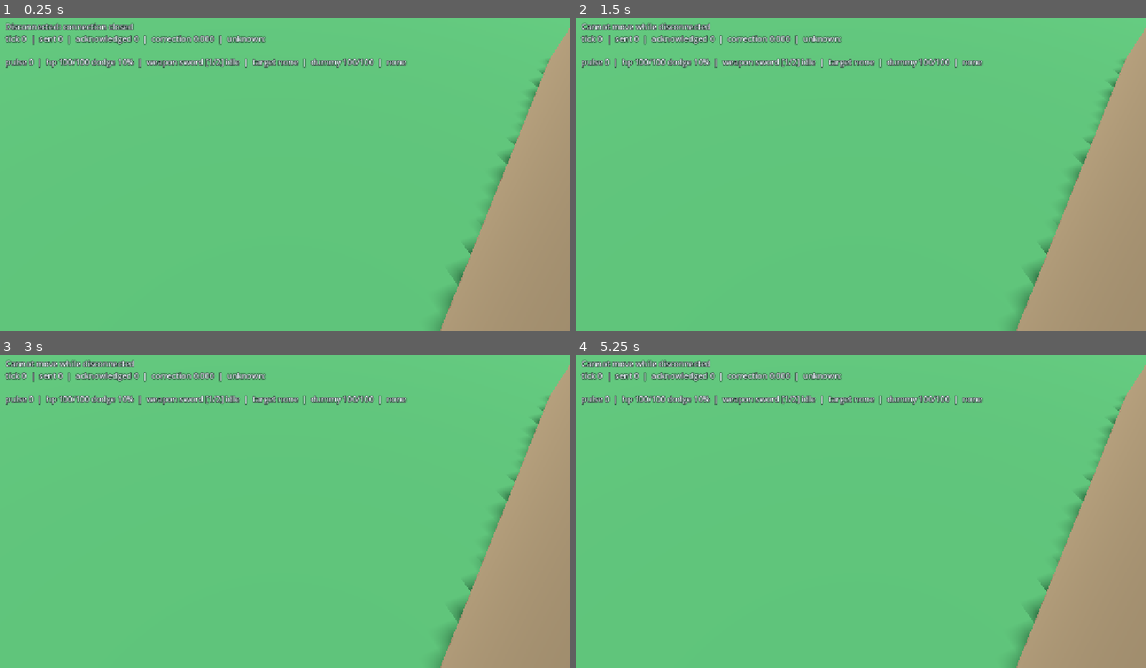
Above: before the commit, frames 1-4 (two rows, left to right).
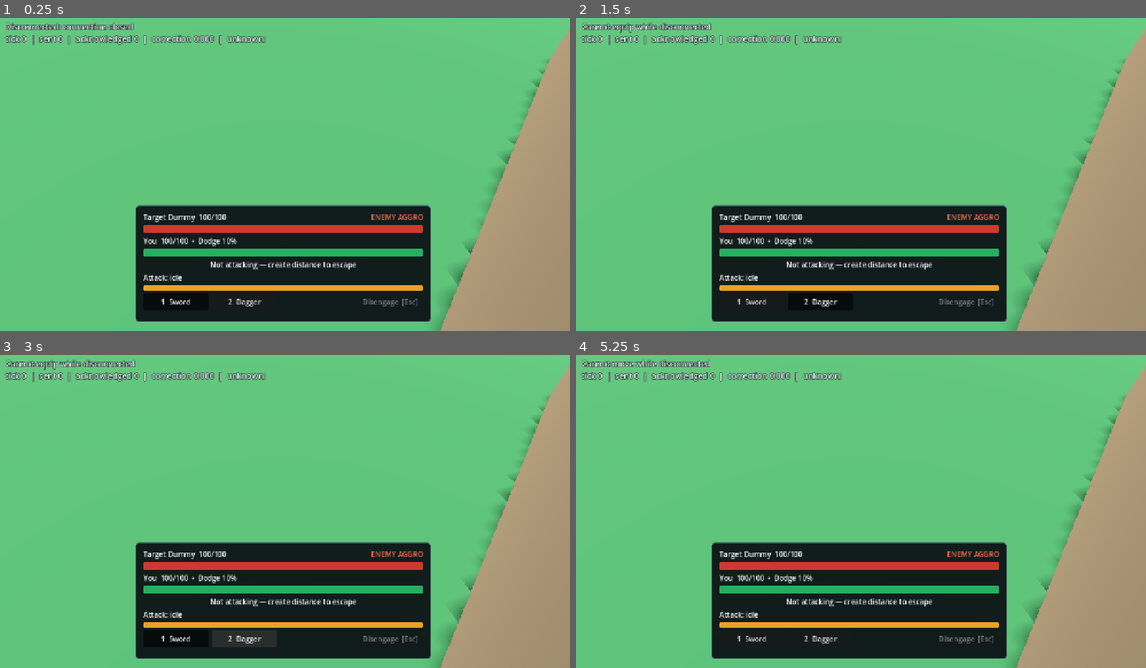
Above: after the commit, the same moments.

Repository: mywyau/arcana
Game: Godot game, scene res://scenes/main.tscn
Same seed, same stepped clock (60 frames per second), same inputs: the game is played once before the commit and once after it.
Inputs (mouse positions are in pixels of both pictures, inside the frame that each line leads up to):
- Up to frame 1 (0.25 s): no input
- Up to frame 2 (1.5 s): click (752, 302) at 0.5 s, where only the run after the commit has a clickable "1 Sword"; click (821, 302) at 1.25 s, where only the run after the commit has a clickable "2 Dagger"
- Up to frame 3 (3 s): click (176, 639) at 2 s, where only the run after the commit has a clickable "1 Sword"; click (245, 639) at 2.75 s, where only the run after the commit has a clickable "2 Dagger"
- Up to frame 4 (5.25 s): click (752, 639) at 3.5 s, where only the run after the commit has a clickable "1 Sword"; click (821, 639) at 4.25 s, where only the run after the commit has a clickable "2 Dagger"; tap Enter at 5 s; move the mouse to (986, 489) at 5.02 s; tap 1 at 5.1 s; click (986, 489) at 5.17 s

The runs differ from the first frame. In frame 1, 21% of the frame differs, in the area x 1-76%, y 12-98%; in frame 2, 21%, in the area x 1-76%, y 1-98%; in frame 3, 21%; in frame 4, 21%.

Commit message:
implement hud

Diff:
--- a/client/scenes/main.tscn
+++ b/client/scenes/main.tscn
@@ -87,6 +87,46 @@
 font_color = Color(0.95, 0.97, 1, 1)
 outline_size = 5
 outline_color = Color(0.04, 0.06, 0.08, 0.85)
+
+[sub_resource type="StyleBoxFlat" id="HUDPanelStyle"]
+bg_color = Color(0.035, 0.055, 0.075, 0.92)
+border_width_left = 2
+border_width_top = 2
+border_width_right = 2
+border_width_bottom = 2
+border_color = Color(0.24, 0.31, 0.37, 0.95)
+corner_radius_top_left = 8
+corner_radius_top_right = 8
+corner_radius_bottom_right = 8
+corner_radius_bottom_left = 8
+
+[sub_resource type="StyleBoxFlat" id="HUDBarBackground"]
+bg_color = Color(0.08, 0.1, 0.12, 0.95)
+corner_radius_top_left = 4
+corner_radius_top_right = 4
+corner_radius_bottom_right = 4
+corner_radius_bottom_left = 4
+
+[sub_resource type="StyleBoxFlat" id="PlayerHealthFill"]
+bg_color = Color(0.16, 0.68, 0.38, 1)
+corner_radius_top_left = 4
+corner_radius_top_right = 4
+corner_radius_bottom_right = 4
+corner_radius_bottom_left = 4
+
+[sub_resource type="StyleBoxFlat" id="TargetHealthFill"]
+bg_color = Color(0.82, 0.22, 0.18, 1)
+corner_radius_top_left = 4
+corner_radius_top_right = 4
+corner_radius_bottom_right = 4
+corner_radius_bottom_left = 4
+
+[sub_resource type="StyleBoxFlat" id="CooldownFill"]
+bg_color = Color(0.92, 0.63, 0.15, 1)
+corner_radius_top_left = 4
+corner_radius_top_right = 4
+corner_radius_bottom_right = 4
+corner_radius_bottom_left = 4
 
 [node name="Main" type="Node3D" unique_id=92871911]
 script = ExtResource("1_main")
@@ -236,13 +276,110 @@
 text = "tick 0  |  sent 0  |  acknowledged 0  |  correction 0.000  |  unknown:"
 label_settings = SubResource("StatusLabelSettings")
 
-[node name="CombatMargin" type="MarginContainer" parent="UI" unique_id=847918071]
-offset_top = 94.0
-offset_right = 1280.0
-offset_bottom = 144.0
-theme_override_constants/margin_left = 20
-
-[node name="Combat" type="Label" parent="UI/CombatMargin" unique_id=15976531]
-layout_mode = 2
-text = "pulse 0  |  hp 100/100 dodge 10%  |  weapon sword [1/2] idle  |  target none  |  dummy 100/100  |  none"
-label_settings = SubResource("StatusLabelSettings")
+[node name="CombatHUD" type="PanelContainer" parent="UI"]
+anchors_preset = 7
+anchor_left = 0.5
+anchor_top = 1.0
+anchor_right = 0.5
+anchor_bottom = 1.0
+offset_left = -330.0
+offset_top = -280.0
+offset_right = 330.0
+offset_bottom = -20.0
+grow_horizontal = 2
+grow_vertical = 0
+theme_override_styles/panel = SubResource("HUDPanelStyle")
+
+[node name="Margin" type="MarginContainer" parent="UI/CombatHUD"]
+layout_mode = 2
+theme_override_constants/margin_left = 16
+theme_override_constants/margin_top = 12
+theme_override_constants/margin_right = 16
+theme_override_constants/margin_bottom = 12
+
+[node name="VBox" type="VBoxContainer" parent="UI/CombatHUD/Margin"]
+layout_mode = 2
+theme_override_constants/separation = 6
+
+[node name="TargetRow" type="HBoxContainer" parent="UI/CombatHUD/Margin/VBox"]
+layout_mode = 2
+
+[node name="TargetHealthLabel" type="Label" parent="UI/CombatHUD/Margin/VBox/TargetRow"]
+layout_mode = 2
+text = "Target Dummy  100/100"
+
+[node name="Spacer" type="Control" parent="UI/CombatHUD/Margin/VBox/TargetRow"]
+layout_mode = 2
+size_flags_horizontal = 3
+
+[node name="AggroLabel" type="Label" parent="UI/CombatHUD/Margin/VBox/TargetRow"]
+layout_mode = 2
+text = "No aggro"
+
+[node name="TargetHealth" type="ProgressBar" parent="UI/CombatHUD/Margin/VBox"]
+custom_minimum_size = Vector2(0, 18)
+layout_mode = 2
+value = 100.0
+show_percentage = false
+theme_override_styles/background = SubResource("HUDBarBackground")
+theme_override_styles/fill = SubResource("TargetHealthFill")
+
+[node name="PlayerRow" type="HBoxContainer" parent="UI/CombatHUD/Margin/VBox"]
+layout_mode = 2
+
+[node name="PlayerHealthLabel" type="Label" parent="UI/CombatHUD/Margin/VBox/PlayerRow"]
+layout_mode = 2
+text = "You  100/100  •  Dodge 10%"
+
+[node name="PlayerHealth" type="ProgressBar" parent="UI/CombatHUD/Margin/VBox"]
+custom_minimum_size = Vector2(0, 18)
+layout_mode = 2
+value = 100.0
+show_percentage = false
+theme_override_styles/background = SubResource("HUDBarBackground")
+theme_override_styles/fill = SubResource("PlayerHealthFill")
+
+[node name="CombatState" type="Label" parent="UI/CombatHUD/Margin/VBox"]
+layout_mode = 2
+text = "Out of combat"
+horizontal_alignment = 1
+
+[node name="CooldownLabel" type="Label" parent="UI/CombatHUD/Margin/VBox"]
+layout_mode = 2
+text = "Attack: idle"
+
+[node name="Cooldown" type="ProgressBar" parent="UI/CombatHUD/Margin/VBox"]
+custom_minimum_size = Vector2(0, 12)
+layout_mode = 2
+max_value = 4.0
+value = 4.0
+show_percentage = false
+theme_override_styles/background = SubResource("HUDBarBackground")
+theme_override_styles/fill = SubResource("CooldownFill")
+
+[node name="WeaponRow" type="HBoxContainer" parent="UI/CombatHUD/Margin/VBox"]
+layout_mode = 2
+theme_override_constants/separation = 8
+
+[node name="Sword" type="Button" parent="UI/CombatHUD/Margin/VBox/WeaponRow"]
+custom_minimum_size = Vector2(145, 38)
+layout_mode = 2
+toggle_mode = true
+button_pressed = true
+text = "1  Sword"
+
+[node name="Dagger" type="Button" parent="UI/CombatHUD/Margin/VBox/WeaponRow"]
+custom_minimum_size = Vector2(145, 38)
+layout_mode = 2
+toggle_mode = true
+text = "2  Dagger"
+
+[node name="Spacer" type="Control" parent="UI/CombatHUD/Margin/VBox/WeaponRow"]
+layout_mode = 2
+size_flags_horizontal = 3
+
+[node name="Disengage" type="Button" parent="UI/CombatHUD/Margin/VBox/WeaponRow"]
+custom_minimum_size = Vector2(145, 38)
+layout_mode = 2
+disabled = true
+text = "Disengage  [Esc]"
--- a/client/scripts/main.gd
+++ b/client/scripts/main.gd
@@ -14,7 +14,17 @@
 @onready var players: Node3D = $Players
 @onready var status_label: Label = $UI/Margin/Status
 @onready var diagnostics_label: Label = $UI/DiagnosticsMargin/Diagnostics
-@onready var combat_label: Label = $UI/CombatMargin/Combat
+@onready var player_health_bar: ProgressBar = $UI/CombatHUD/Margin/VBox/PlayerHealth
+@onready var player_health_label: Label = $UI/CombatHUD/Margin/VBox/PlayerRow/PlayerHealthLabel
+@onready var target_health_bar: ProgressBar = $UI/CombatHUD/Margin/VBox/TargetHealth
+@onready var target_health_label: Label = $UI/CombatHUD/Margin/VBox/TargetRow/TargetHealthLabel
+@onready var aggro_label: Label = $UI/CombatHUD/Margin/VBox/TargetRow/AggroLabel
+@onready var combat_state_label: Label = $UI/CombatHUD/Margin/VBox/CombatState
+@onready var cooldown_label: Label = $UI/CombatHUD/Margin/VBox/CooldownLabel
+@onready var cooldown_bar: ProgressBar = $UI/CombatHUD/Margin/VBox/Cooldown
+@onready var sword_button: Button = $UI/CombatHUD/Margin/VBox/WeaponRow/Sword
+@onready var dagger_button: Button = $UI/CombatHUD/Margin/VBox/WeaponRow/Dagger
+@onready var disengage_button: Button = $UI/CombatHUD/Margin/VBox/WeaponRow/Disengage
 @onready var click_marker: MeshInstance3D = $ClickMarker
 @onready var upper_level: FloorVisibility = $UpperLevel
 @onready var target_dummy: TargetDummy = $TargetDummy
@@ -43,6 +53,7 @@
 var _player_dodge_rate: float = 0.1
 var _equipped_weapon: String = "sword"
 var _last_equipment_sequence: int = 0
+var _queued_weapon: String = ""
 var _player_views: Dictionary = {}
 var _last_combat_event_id: int = 0
 var _combat_events_initialized: bool = false
@@ -55,6 +66,10 @@
 	network.welcome_received.connect(_on_welcome_received)
 	network.snapshot_received.connect(_on_snapshot_received)
 	network.server_error.connect(_on_server_error)
+	sword_button.pressed.connect(_request_equip.bind("sword"))
+	dagger_button.pressed.connect(_request_equip.bind("dagger"))
+	disengage_button.pressed.connect(_request_disengage)
+	_update_combat_hud()
 
 
 func _unhandled_input(event: InputEvent) -> void:
@@ -103,7 +118,7 @@
 		if network.send_engage_target(_next_action_sequence, target_id):
 			_next_action_sequence += 1
 			click_marker.visible = false
-			_update_combat_label()
+			_update_combat_hud()
 		return
 
 	var destination: Vector3 = result["position"]
@@ -142,8 +157,9 @@
 	if _player_defeated:
 		return
 	if network.send_equip_item(_next_equipment_sequence, item_id):
+		_queued_weapon = item_id
 		_next_equipment_sequence += 1
-		_update_combat_label()
+		_update_combat_hud()
 
 
 func _request_disengage() -> void:
@@ -151,7 +167,7 @@
 		return
 	if network.send_disengage(_next_action_sequence):
 		_next_action_sequence += 1
-		_update_combat_label()
+		_update_combat_hud()
 
 
 func _active_collision_mask() -> int:
@@ -267,6 +283,8 @@
 			_player_dodge_rate = float(player_data.get("dodge_rate", _player_dodge_rate))
 			_equipped_weapon = str(player_data.get("equipped_weapon", "sword"))
 			_last_equipment_sequence = int(player_data.get("last_equipment_sequence", 0))
+			if _last_equipment_sequence >= _next_equipment_sequence - 1:
+				_queued_weapon = ""
 			if _last_action_result.is_empty():
 				_last_action_result = "none"
 			var navigation_data: Variant = player_data.get("navigation_location", {})
@@ -285,7 +303,7 @@
 				_local_navigation_id,
 			]
 		active_ids[id] = true
-	_update_combat_label()
+	_update_combat_hud()
 
 	for id: String in _player_views.keys():
 		if not active_ids.has(id):
@@ -356,28 +374,56 @@
 			local_view.cancel_prediction()
 
 
-func _update_combat_label() -> void:
+func _update_combat_hud() -> void:
 	var state: String = "queued" if _last_action_sequence < _next_action_sequence - 1 else _last_action_result
 	if _player_defeated:
 		state = "respawn in %d" % maxi(0, _player_respawn_at_pulse - _action_pulse)
-	var target: String = _combat_target if not _combat_target.is_empty() else "none"
-	var cadence: String = "next %d" % _next_attack_pulse if _next_attack_pulse > 0 else "idle"
-	if _auto_approaching:
-		cadence = "approaching"
-	var dummy_state: String = "%d/%d" % [_dummy_health, _dummy_maximum_health]
-	if _dummy_defeated:
-		dummy_state = "respawn in %d" % maxi(0, _dummy_respawn_at_pulse - _action_pulse)
-	elif _dummy_target_id == _local_player_id:
-		dummy_state += " aggro"
-	var weapon: String = "queued" if _last_equipment_sequence < _next_equipment_sequence - 1 else _equipped_weapon
-	combat_label.text = "pulse %d  |  hp %d/%d dodge %d%%  |  weapon %s [1/2] %s  |  target %s  |  dummy %s  |  %s" % [
-		_action_pulse,
+	player_health_bar.max_value = maxi(1, _player_maximum_health)
+	player_health_bar.value = _player_health
+	player_health_label.text = "You  %d/%d  •  Dodge %d%%" % [
 		_player_health,
 		_player_maximum_health,
 		roundi(_player_dodge_rate * 100.0),
-		weapon,
-		cadence,
-		target,
-		dummy_state,
-		state,
 	]
+	target_health_bar.max_value = maxi(1, _dummy_maximum_health)
+	target_health_bar.value = _dummy_health
+	target_health_label.text = "Target Dummy  %d/%d" % [_dummy_health, _dummy_maximum_health]
+
+	var has_aggro: bool = _dummy_target_id == _local_player_id
+	aggro_label.text = "ENEMY AGGRO" if has_aggro else "No aggro"
+	aggro_label.modulate = Color(1.0, 0.42, 0.32) if has_aggro else Color(0.65, 0.72, 0.78)
+	if _player_defeated:
+		combat_state_label.text = "Defeated — %s" % state
+	elif _dummy_defeated:
+		combat_state_label.text = "Target respawns in %d pulses" % maxi(0, _dummy_respawn_at_pulse - _action_pulse)
+	elif _auto_approaching:
+		combat_state_label.text = "Closing distance to target"
+	elif not _combat_target.is_empty():
+		combat_state_label.text = "Auto-attacking %s  •  Last: %s" % [_combat_target, state]
+	elif has_aggro:
+		combat_state_label.text = "Not attacking — create distance to escape"
+	else:
+		combat_state_label.text = "Out of combat"
+
+	var weapon_interval: int = 3 if _equipped_weapon == "dagger" else 4
+	var remaining: int = maxi(0, _next_attack_pulse - _action_pulse)
+	cooldown_bar.max_value = weapon_interval
+	cooldown_bar.value = weapon_interval - mini(weapon_interval, remaining)
+	if _auto_approaching:
+		cooldown_label.text = "Attack: closing distance"
+	elif _combat_target.is_empty():
+		cooldown_label.text = "Attack: idle"
+	elif remaining > 0:
+		cooldown_label.text = "Next attack in %d pulse%s" % [remaining, "" if remaining == 1 else "s"]
+	else:
+		cooldown_label.text = "Attack ready"
+
+	var equipment_pending: bool = _last_equipment_sequence < _next_equipment_sequence - 1
+	var displayed_weapon: String = _queued_weapon if equipment_pending else _equipped_weapon
+	sword_button.set_pressed_no_signal(displayed_weapon == "sword")
+	dagger_button.set_pressed_no_signal(displayed_weapon == "dagger")
+	sword_button.text = "1  Sword%s" % ("  • queued" if equipment_pending and _queued_weapon == "sword" else "")
+	dagger_button.text = "2  Dagger%s" % ("  • queued" if equipment_pending and _queued_weapon == "dagger" else "")
+	sword_button.disabled = _player_defeated
+	dagger_button.disabled = _player_defeated
+	disengage_button.disabled = _player_defeated or (_combat_target.is_empty() and _last_action_sequence >= _next_action_sequence - 1)
